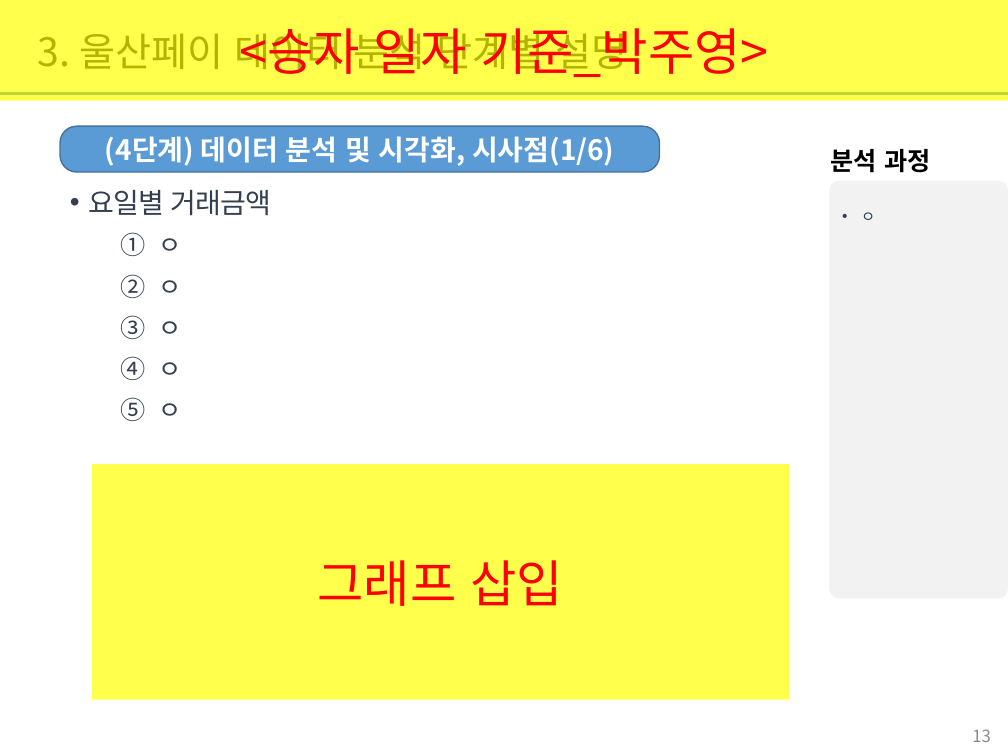
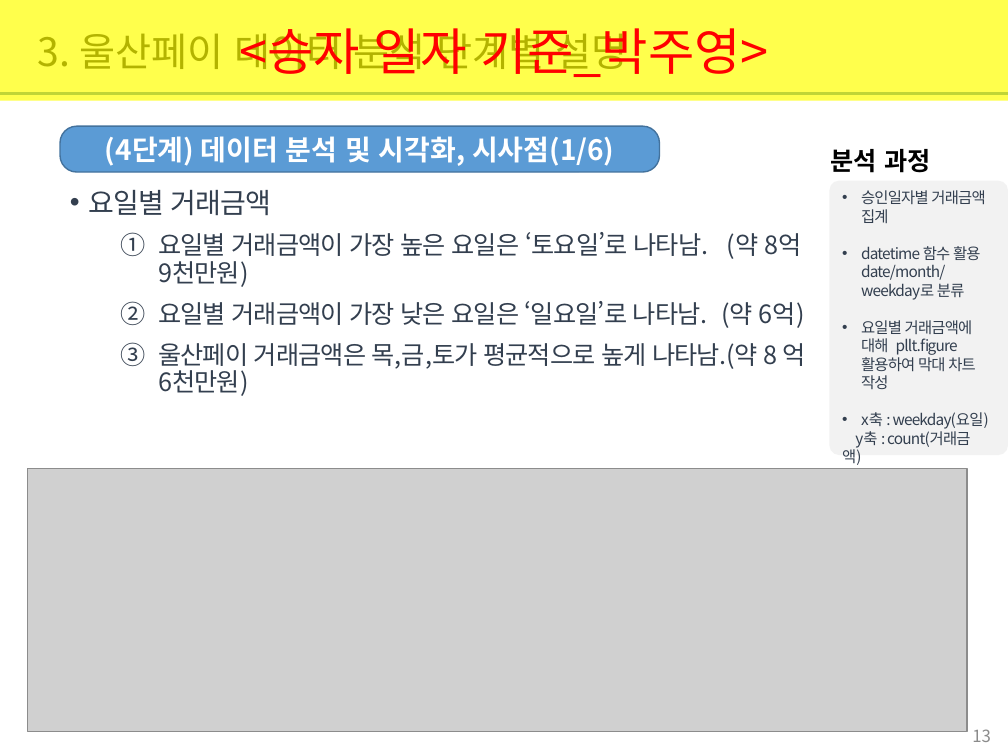
Before and after one commit to jamesjhk/Project_B, a slide deck: slide 13 of 빅데이터 기반 울산페이 사용 분석 보고서_ProjectB.pptx. Drawn at 1008x756 pixels with LibreOffice and Linux fonts; fonts in the diff are those of the drawing; grey boxes stand for pictures. Boxes give left, top, right and bottom in pixels: in the first picture for what was removed or moved away, otherwise in the second. Text is boxed around its words. In the diff, an @@ line names an element or a change of style, - is before the commit and + after.

```diff
--- a/빅데이터 기반 울산페이 사용 분석 보고서_ProjectB.pptx
+++ b/빅데이터 기반 울산페이 사용 분석 보고서_ProjectB.pptx
@@ rounded rectangle "승인일자별 거래금액 집계": place and size @@
-rounded rectangle "승인일자별 거래금액 집계" at box(830, 180, 1008, 599)
+rounded rectangle "승인일자별 거래금액 집계" at box(830, 180, 1008, 455)
@@ text in rounded rectangle at box(842, 190, 989, 465): text changed @@
-• ㅇ
+• 승인일자별 거래금액 집계
+• datetime 함수 활용date/month/weekday로 분류
+• 요일별 거래금액에 대해 pllt.figure 활용하여 막대 차트 작성
+• x축 : weekday(요일)
+y축 : count(거래금 액)
@@ text at box(158, 232, 806, 396): text changed @@
-  1. ㅇ
-  2. ㅇ
-  3. ㅇ
-  4. ㅇ
-  5. ㅇ
+  1. 요일별 거래금액이 가장 높은 요일은 ‘토요일’로 나타남. (약 8억 9천만원)
+  2. 요일별 거래금액이 가장 낮은 요일은 ‘일요일’로 나타남. (약 6억)
+  3. 울산페이 거래금액은 목,금,토가 평균적으로 높게 나타남.(약 8 억 6천만원)
@@ picture added at box(28, 469, 968, 732) @@
@@ rectangle removed at box(92, 464, 789, 700) @@
-그래프 삽입
```
Also in this commit, not shown: 5 other slides changed.
